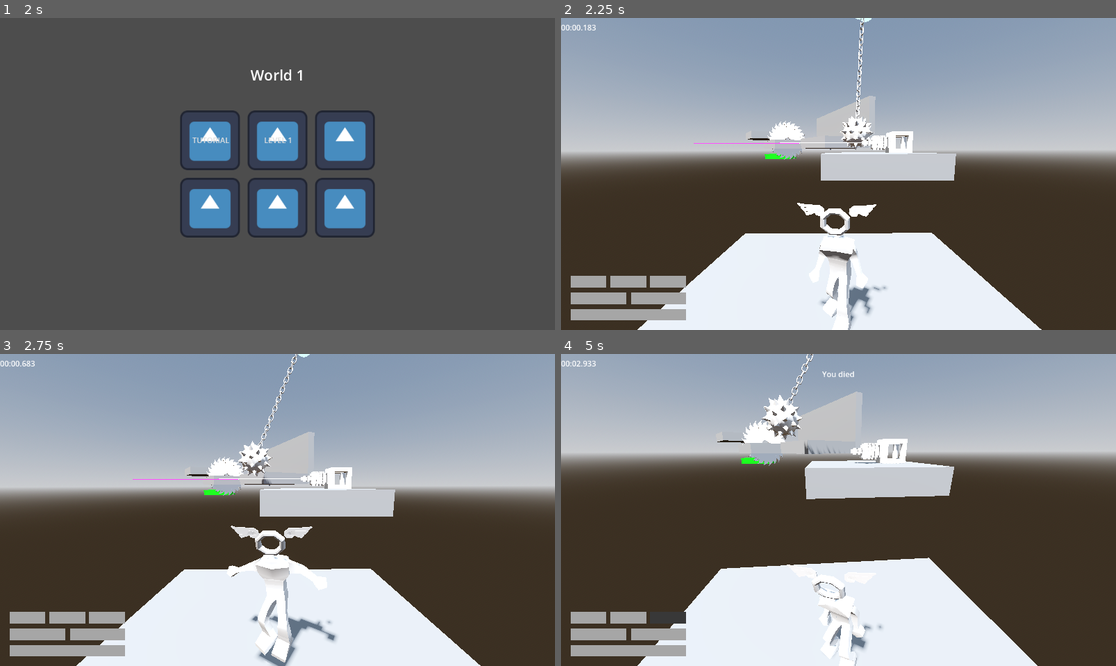
Above: before the commit, frames 1-4 (two rows, left to right).
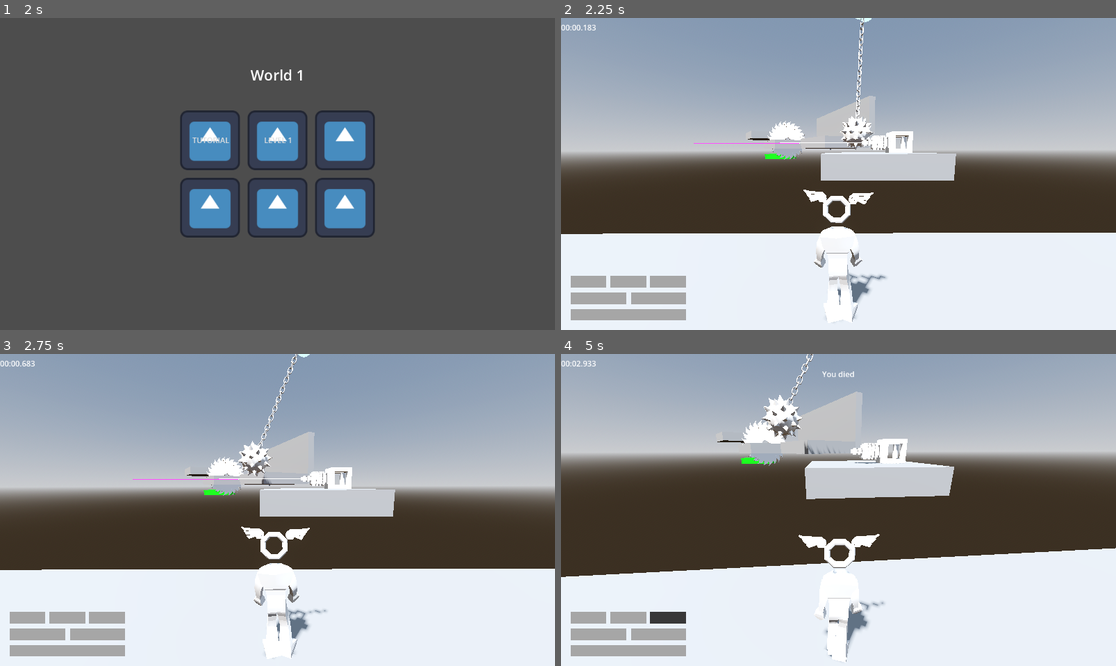
Above: after the commit, the same moments.

Repository: jpvds1/DDJD
Game: Godot game, scene res://scenes/game_controller.tscn
Same seed, same stepped clock (60 frames per second), same inputs: the game is played once before the commit and once after it. The engine's default icon, where the game draws it, is replaced by a stand-in: a white triangle on a blue panel in a dark square.
Inputs (mouse positions are in pixels of both pictures, inside the frame that each line leads up to):
- Up to frame 1 (2 s): click "Continue as Guest" at 0.5 s; click "Play" at 1.25 s
- Up to frame 2 (2.25 s): click "LEVEL 1" at 2 s
- Up to frame 3 (2.75 s): no input
- Up to frame 4 (5 s): move the mouse to (866, 510) at 2.77 s; hold Shift (sprint) 2.78-3.53 s; hold W (move_forwards) from 2.78 s (still down); tap Q (dash) at 2.85, 4.55 s; tap Space (jump) at 3.02, 3.32, 3.77, 3.8, 4.07, 4.35 s; move the mouse to (810, 510) at 3.52 s; tap Shift (sprint) at 3.6 s; move the mouse to (849, 503) at 4.27 s

Frame 1 is identical in both runs. In frame 2, 14% of the frame differs, in the area x 0-100%, y 55-100%; in frame 3, 15%; in frame 4, 15%, in the area x 0-100%, y 57-100%.

Commit message:
feat(player): attempt to add player animation script

Diff:
--- a/platformer-game/scenes/levels/level_1.tscn
+++ b/platformer-game/scenes/levels/level_1.tscn
@@ -65,8 +65,9 @@
 use_collision = true
 
 [node name="CSGBox3D" type="CSGBox3D" parent="Platforms/CSGCombiner3D" unique_id=378336243]
+transform = Transform3D(1, 0, 0, 0, 1, 0, 0, 0, 1, 0, 0, -6.446045)
 use_collision = true
-size = Vector3(5, 1, 5)
+size = Vector3(50, 1, 17.89209)
 
 [node name="CSGBox3D2" type="CSGBox3D" parent="Platforms/CSGCombiner3D" unique_id=918577644]
 transform = Transform3D(1, 0, 0, 0, 1, 0, 0, 0, 1, -1.838047, 2.0639703, 7.1621585)
--- a/platformer-game/scenes/player/capsule_character.tscn
+++ b/platformer-game/scenes/player/capsule_character.tscn
@@ -12,14 +12,11 @@
 
 [sub_resource type="AnimationNodeBlend2" id="AnimationNodeBlend2_d66dr"]
 
-[sub_resource type="AnimationNodeAnimation" id="AnimationNodeAnimation_h2b2i"]
-animation = &"player_jump/jump"
-
 [sub_resource type="AnimationNodeAnimation" id="AnimationNodeAnimation_d66dr"]
 animation = &"player_sprint/forward"
 
 [sub_resource type="AnimationNodeAnimation" id="AnimationNodeAnimation_jhmas"]
-animation = &"player_walk/backwards"
+animation = &"player_sprint/backwards"
 
 [sub_resource type="AnimationNodeAnimation" id="AnimationNodeAnimation_1rnx0"]
 animation = &"player_sprint/left"
@@ -37,41 +34,44 @@
 animation = &"player_walk/backwards"
 
 [sub_resource type="AnimationNodeAnimation" id="AnimationNodeAnimation_1ltg5"]
+animation = &"player_walk/left"
+
+[sub_resource type="AnimationNodeAnimation" id="AnimationNodeAnimation_am3k7"]
 animation = &"player_walk/right"
-
-[sub_resource type="AnimationNodeAnimation" id="AnimationNodeAnimation_am3k7"]
-animation = &"player_walk/left"
 
 [sub_resource type="AnimationNodeBlendSpace2D" id="AnimationNodeBlendSpace2D_h2b2i"]
 blend_point_0/node = SubResource("AnimationNodeAnimation_d66dr")
 blend_point_0/pos = Vector2(0, 1)
 blend_point_1/node = SubResource("AnimationNodeAnimation_jhmas")
-blend_point_1/pos = Vector2(0, -0.90000004)
+blend_point_1/pos = Vector2(0, -1)
 blend_point_2/node = SubResource("AnimationNodeAnimation_1rnx0")
-blend_point_2/pos = Vector2(-1, 0)
+blend_point_2/pos = Vector2(1, 0)
 blend_point_3/node = SubResource("AnimationNodeAnimation_1bcb6")
-blend_point_3/pos = Vector2(1, 0)
+blend_point_3/pos = Vector2(-1, 0)
 blend_point_4/node = SubResource("AnimationNodeAnimation_c45w8")
 blend_point_4/pos = Vector2(0, 0)
 blend_point_5/node = SubResource("AnimationNodeAnimation_obk33")
 blend_point_5/pos = Vector2(0, 0.4)
 blend_point_6/node = SubResource("AnimationNodeAnimation_icde4")
-blend_point_6/pos = Vector2(0, -0.5)
+blend_point_6/pos = Vector2(0, -0.4)
 blend_point_7/node = SubResource("AnimationNodeAnimation_1ltg5")
 blend_point_7/pos = Vector2(0.4, 0)
 blend_point_8/node = SubResource("AnimationNodeAnimation_am3k7")
 blend_point_8/pos = Vector2(-0.4, 0)
 
+[sub_resource type="AnimationNodeAnimation" id="AnimationNodeAnimation_h2b2i"]
+animation = &"player_jump/jump"
+
 [sub_resource type="AnimationNodeBlendTree" id="AnimationNodeBlendTree_iwp50"]
-graph_offset = Vector2(-341.08472, 147.57181)
+graph_offset = Vector2(-411.32993, 207.15746)
 nodes/output/position = Vector2(500, 240)
 nodes/Movement/node = SubResource("AnimationNodeBlendSpace2D_h2b2i")
 nodes/Movement/position = Vector2(40, 180)
-nodes/Blend2/node = SubResource("AnimationNodeBlend2_d66dr")
-nodes/Blend2/position = Vector2(260, 240)
-nodes/Jump/node = SubResource("AnimationNodeAnimation_h2b2i")
-nodes/Jump/position = Vector2(20, 420)
-node_connections = [&"output", 0, &"Blend2", &"Blend2", 0, &"Movement", &"Blend2", 1, &"Jump"]
+nodes/Jump/node = SubResource("AnimationNodeBlend2_d66dr")
+nodes/Jump/position = Vector2(260, 240)
+"nodes/[A] Jump/node" = SubResource("AnimationNodeAnimation_h2b2i")
+"nodes/[A] Jump/position" = Vector2(20, 420)
+node_connections = [&"output", 0, &"Jump", &"Jump", 0, &"Movement", &"Jump", 1, &"[A] Jump"]
 
 [sub_resource type="BoxShape3D" id="BoxShape3D_x7pql"]
 size = Vector3(0.81030273, 1.636039, 0.2841797)
@@ -145,44 +145,40 @@
 &"walk": SubResource("Animation_vaf6x")
 }
 
-[node name="CharacterBody3D" type="CharacterBody3D" unique_id=1782536310]
+[node name="Player" type="CharacterBody3D" unique_id=1782536310]
 script = ExtResource("1_5ji0x")
 
 [node name="Visuals" parent="." unique_id=1845075672 instance=ExtResource("2_tui4h")]
+transform = Transform3D(-1, 0, -8.742278e-08, 0, 1, 0, 8.742278e-08, 0, -1, 0, 0, 0)
 script = ExtResource("3_d66dr")
 
 [node name="Skeleton3D" parent="Visuals/Armature" parent_id_path=PackedInt32Array(1845075672, 1978781392) index="0" unique_id=208187525]
-bones/0/position = Vector3(-0.38056555, 0.24633026, -70.88201)
-bones/0/rotation = Quaternion(-0.7154125, -0.14726132, 0.1424274, 0.6679922)
-bones/1/rotation = Quaternion(0.0502198, 0.02464868, -0.001821609, 0.9984324)
-bones/2/rotation = Quaternion(0.06083116, 0.047527246, -0.009784442, 0.996968)
-bones/3/rotation = Quaternion(0.06083201, 0.04751128, -0.009782526, 0.9969687)
-bones/4/rotation = Quaternion(-0.025023594, -0.007995594, 0.0015044416, 0.9996538)
-bones/5/rotation = Quaternion(-0.040472206, 0.08846163, -0.017208919, 0.99510825)
-bones/7/position = Vector3(5.1110983, 10.362197, 0.088100456)
-bones/7/rotation = Quaternion(0.6373777, 0.34021932, -0.59784234, 0.34725362)
-bones/8/position = Vector3(-2.171253e-06, 12.347599, -2.0533644e-06)
-bones/8/rotation = Quaternion(0.3700999, -0.00732903, 0.059522696, 0.92705417)
-bones/9/position = Vector3(-3.5501637e-07, 18.45418, 1.6150951e-06)
-bones/9/rotation = Quaternion(-0.02740292, 0.033194166, 0.2677991, 0.9625128)
-bones/11/position = Vector3(-5.111103, 10.362406, -0.092899606)
-bones/11/rotation = Quaternion(0.6478106, -0.32956415, 0.5924228, 0.34751147)
-bones/12/position = Vector3(-2.7873705e-07, 12.347617, -2.2829677e-06)
-bones/12/rotation = Quaternion(0.3479308, 0.06388894, 0.07935582, 0.9319684)
-bones/13/rotation = Quaternion(0.038456947, 0.016106052, -0.26530528, 0.96326256)
-bones/14/position = Vector3(1.5032291e-06, 20.167398, -1.955293e-06)
-bones/15/rotation = Quaternion(0.067659505, 0.18868352, 0.9769314, -0.07366055)
-bones/16/position = Vector3(2.3093887e-06, 31.613008, 5.908247e-07)
-bones/16/rotation = Quaternion(-0.37207627, 0.056731302, -0.061473247, 0.9244252)
-bones/17/rotation = Quaternion(0.44064528, 0.0035671883, -0.015369609, 0.89754266)
-bones/18/rotation = Quaternion(0.44808835, 0.002487572, -0.0022987323, 0.89398295)
-bones/20/rotation = Quaternion(-0.11047139, -0.0041892845, 0.991053, 0.07478381)
-bones/21/rotation = Quaternion(-0.23797457, 0.047061432, 0.017071752, 0.96998036)
-bones/22/rotation = Quaternion(0.540799, 0.0019711533, 0.040868115, 0.8401562)
-bones/23/rotation = Quaternion(0.40757042, 0.018022846, -0.008182266, 0.9129593)
+bones/0/position = Vector3(-8.292007, 0.9959774, -71.728836)
+bones/0/rotation = Quaternion(-0.722345, 0.022744212, -0.0055119502, 0.69113684)
+bones/1/rotation = Quaternion(0.011846259, -0.0044800956, 0.005601629, 0.99990416)
+bones/2/rotation = Quaternion(0.014001974, -0.033099655, 0.014788504, 0.99924463)
+bones/3/rotation = Quaternion(0.013273938, -0.032786313, 0.015481504, 0.9992544)
+bones/4/rotation = Quaternion(0.009395245, 0.011021571, -0.027391268, 0.99951994)
+bones/5/rotation = Quaternion(0.08674274, -0.028668985, 0.019195896, 0.9956331)
+bones/7/rotation = Quaternion(0.5730637, 0.39094213, -0.6287099, 0.3514062)
+bones/8/position = Vector3(5.8269643e-07, 12.347598, 5.5259097e-06)
+bones/8/rotation = Quaternion(0.38302076, 0.24403027, 0.18700896, 0.8710753)
+bones/9/rotation = Quaternion(-0.018722536, -7.337472e-05, 0.26490134, 0.96409374)
+bones/11/rotation = Quaternion(0.58204514, -0.41927803, 0.5491462, 0.42879835)
+bones/12/rotation = Quaternion(0.4231622, -0.1697801, -0.19552301, 0.8682623)
+bones/13/rotation = Quaternion(0.010089124, -1.4608033e-05, -0.23822607, 0.97115743)
+bones/14/position = Vector3(-8.046627e-07, 20.167395, -2.1746382e-06)
+bones/15/rotation = Quaternion(0.057442296, 0.065132536, 0.99306, -0.07931044)
+bones/16/rotation = Quaternion(-0.22031012, -0.07950596, 0.014214654, 0.9720804)
+bones/17/rotation = Quaternion(0.4863849, 0.015157185, -0.07925138, 0.8700111)
+bones/18/rotation = Quaternion(0.38830525, -0.015939409, 0.006756825, 0.92136824)
+bones/20/rotation = Quaternion(-0.091341205, 0.08929027, 0.9917662, 0.009160065)
+bones/21/rotation = Quaternion(-0.27852938, 0.057049774, 0.010829706, 0.9586707)
+bones/22/rotation = Quaternion(0.5321799, 0.042061724, -0.049365774, 0.84414357)
+bones/23/rotation = Quaternion(0.38944575, 0.015790697, -0.0066853925, 0.9208898)
 
 [node name="BoneAttachment3D" type="BoneAttachment3D" parent="Visuals/Armature/Skeleton3D" index="6" unique_id=1249076375]
-transform = Transform3D(0.9999484, 0.0075985035, -0.0067502707, 0.005556062, 0.14746423, 0.98905194, 0.00851078, -0.98903835, 0.14741439, -1.4618654, 6.6251574, -119.933174)
+transform = Transform3D(0.98800254, -0.09976632, -0.11788833, 0.13767084, 0.22304592, 0.9650376, -0.06998371, -0.9696892, 0.23410483, -11.208872, 1.2656623, -121.47507)
 bone_name = "mixamorig_Head"
 bone_idx = 5
 
@@ -198,8 +194,8 @@
 [node name="AnimationTree" type="AnimationTree" parent="Visuals" unique_id=851465398]
 tree_root = SubResource("AnimationNodeBlendTree_iwp50")
 anim_player = NodePath("../AnimationPlayer")
-parameters/Movement/blend_position = Vector2(0, 0.4)
-parameters/Blend2/blend_amount = 0.58
+parameters/Movement/blend_position = Vector2(0.17647064, -0.64928913)
+parameters/Jump/blend_amount = 0.0
 
 [node name="Hitbox" type="CollisionShape3D" parent="." unique_id=1754709375]
 transform = Transform3D(1, 0, 0, 0, 1, 0, 0, 0, 1, 0, 0.8235597, -0.045057356)
@@ -233,6 +229,7 @@
 transform = Transform3D(-0.47233433, -1.2977275, -0.58549404, -1.409539, 0.5130302, 1.4367423e-08, 0.20025077, 0.55018437, -1.3810129, 0, 0.6, 0)
 
 [node name="StatsManager" type="Node" parent="." unique_id=746246521]
+unique_name_in_owner = true
 script = ExtResource("2_hsymh")
 
 [connection signal="animation_changed" from="Dash/AnimationPlayer" to="." method="_on_animation_player_animation_changed"]
--- a/platformer-game/scripts/player/capsule_character.gd
+++ b/platformer-game/scripts/player/capsule_character.gd
@@ -5,7 +5,6 @@
 # ---------------------------------------------------------
 
 @onready var animation_player: AnimationPlayer = $Dash/AnimationPlayer
-@onready var character_animation_player: AnimationPlayer = $Visuals/AnimationPlayer
 @onready var dash_timer: Timer = $Dash/DashTimer
 @onready var dash_cooldown_timer: Timer = $Dash/DashCooldownTimer
 @onready var ray_cast_left: RayCast3D = $Raycasts/RayCast3DLeft
@@ -336,7 +335,7 @@
 		accel = stats.ground_sprint_accel.get_val()
 		update_animation_state("sprint")
 	else:
-		update_animation_state("idle" if is_idle else "walk")
+		update_animation_state("walk")
 
 	if not on_floor:
 		accel *= stats.air_accel_mult.get_val()
@@ -597,13 +596,9 @@
 # Animation / Visual
 # ---------------------------------------------------------
 
-func play_animation(animation_player: AnimationPlayer, animation_name: String) -> void:
+func update_animation_state(animation_name: String) -> void:
 	if animation_player.current_animation != animation_name and animation_player.has_animation(animation_name):
 		animation_player.play(animation_name)
-
-func update_animation_state(animation_name: String) -> void:
-	play_animation(animation_player, animation_name)
-	play_animation(character_animation_player, "player_%s/%s" % [animation_name, animation_name])
 
 func _on_animation_player_animation_changed(old_name: StringName, new_name: StringName) -> void:
 	print("Animation changed from: " + old_name + " to " + new_name)
--- a/platformer-game/scripts/player/player_animation.gd
+++ b/platformer-game/scripts/player/player_animation.gd
@@ -5,19 +5,34 @@
 # ---------------------------------------------------------
 
 @onready var animation_tree: AnimationTree = $AnimationTree
+@onready var stats: Node = %StatsManager
 
 # ---------------------------------------------------------
 # Variables
 # ---------------------------------------------------------
 
+@export var blend_strength: int = 1
+var player: CharacterBody3D
 
 
+# ---------------------------------------------------------
+# Methods
+# ---------------------------------------------------------
+
+func update_blend_values(movement: Vector2, jump: float) -> void:
+	animation_tree.set("parameters/Movement/blend_position", blend_strength * movement)
+	animation_tree.set("parameters/Jump/blend_amount", blend_strength * jump)
 
 # Called when the node enters the scene tree for the first time.
 func _ready() -> void:
-	pass # Replace with function body.
+	player = get_parent() as CharacterBody3D
 
+func _physics_process(delta: float) -> void:
+	var is_jumping = player.velocity.y > 0
+	var max_sprint_speed: float = stats.sprint_speed.get_val()
+	var movement_blend := Vector2(
+		player.velocity.x,
+		player.velocity.z
+	) / max_sprint_speed
 
-# Called every frame. 'delta' is the elapsed time since the previous frame.
-func _process(delta: float) -> void:
-	pass
+	update_blend_values(movement_blend, int(is_jumping))
